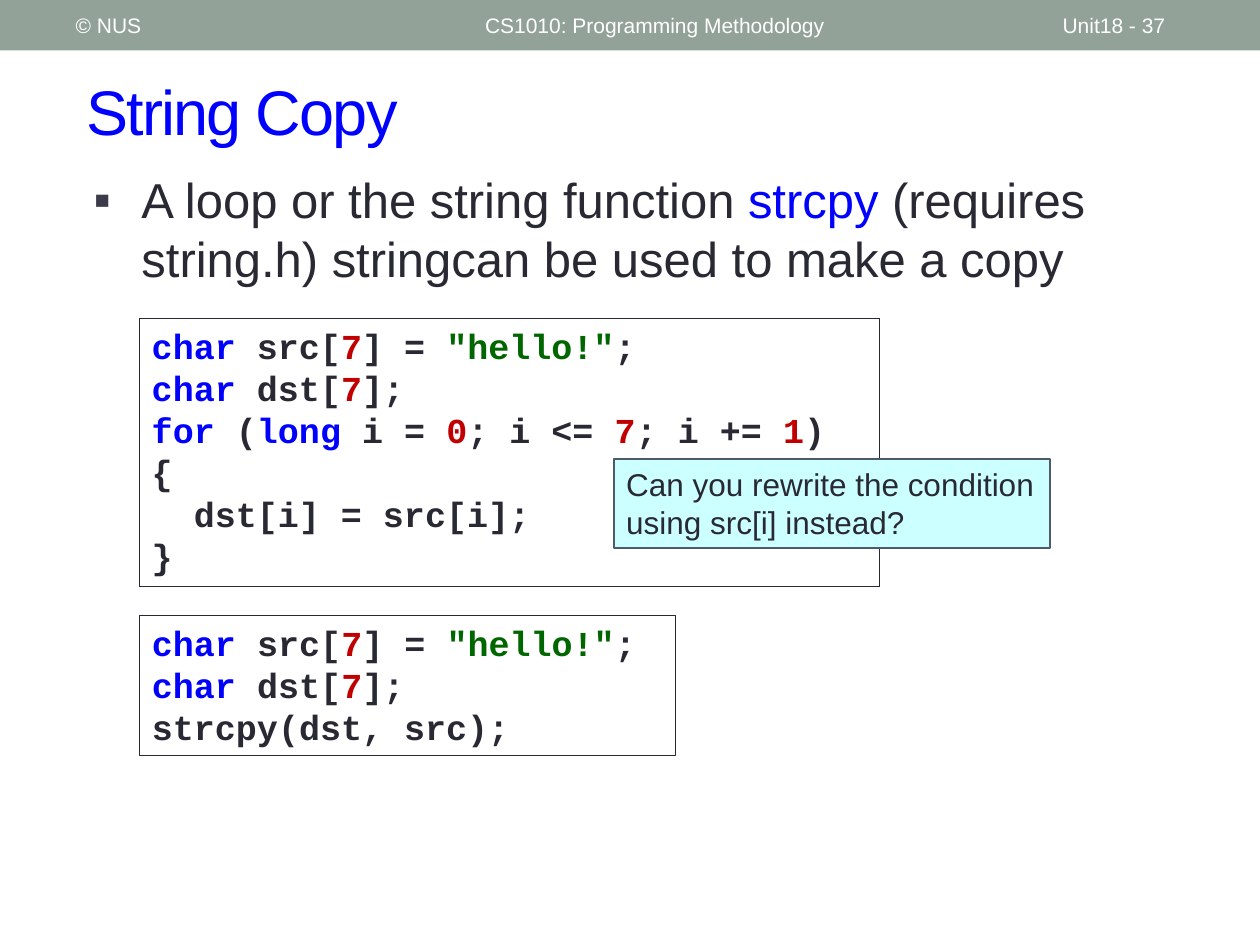
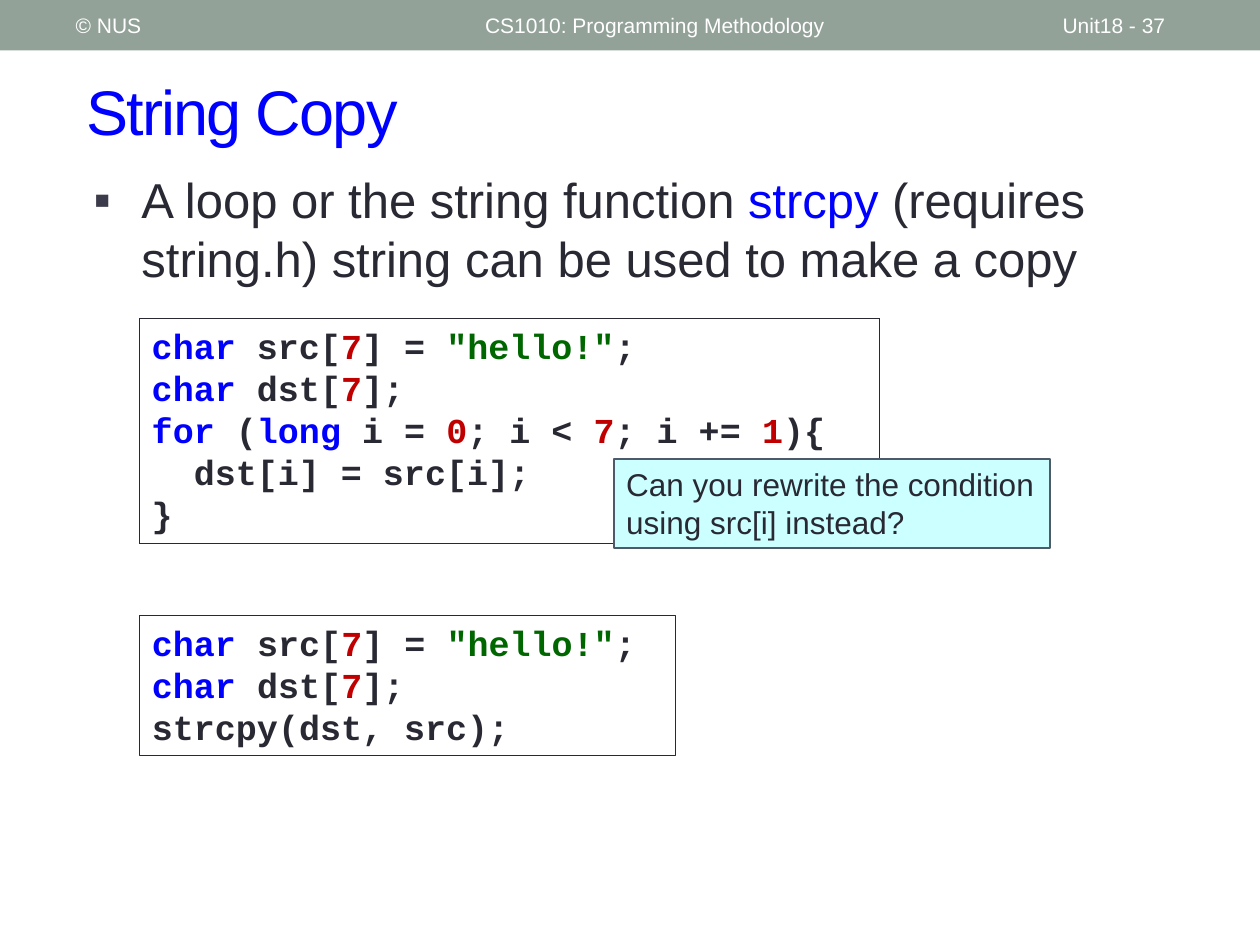
Before and after one commit to nus-cs1010-2425-s2/website, a slide deck: slide 37 of slides/Week8.pptx. Drawn at 1260x945 pixels with LibreOffice and Linux fonts; fonts in the diff are those of the drawing. Boxes give left, top, right and bottom in pixels: in the first picture for what was removed or moved away, otherwise in the second. Text is boxed around its words. In the diff, an @@ line names an element or a change of style, - is before the commit and + after.

```diff
--- a/slides/Week8.pptx
+++ b/slides/Week8.pptx
@@ text at [141, 182, 1085, 287]: spaces changed @@
-▪ A loop or the string function strcpy (requires string.h) stringcan be used to make a copy
+▪ A loop or the string function strcpy (requires string.h) string can be used to make a copy
@@ rectangle "char src[7] = "hello!";": place and size @@
-rectangle "char src[7] = "hello!";" at [140, 319, 881, 587]
+rectangle "char src[7] = "hello!";" at [140, 319, 881, 543]
@@ text in rectangle at [152, 419, 825, 451]: text changed @@
-for (long i = 0; i <= 7; i += 1)
-{
+for (long i = 0; i < 7; i += 1){
```
Also in this commit, not shown: 35 other files.
